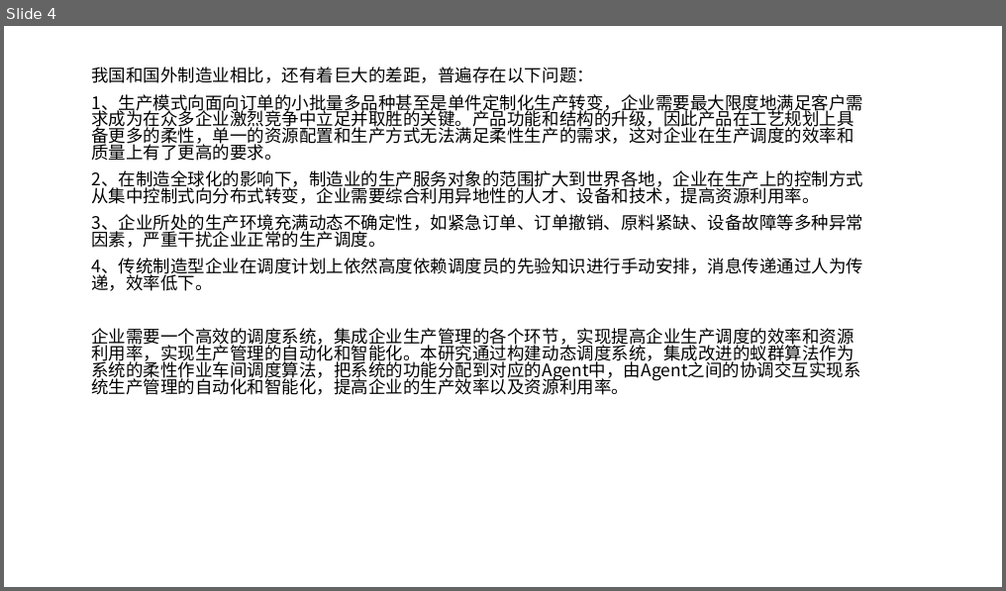
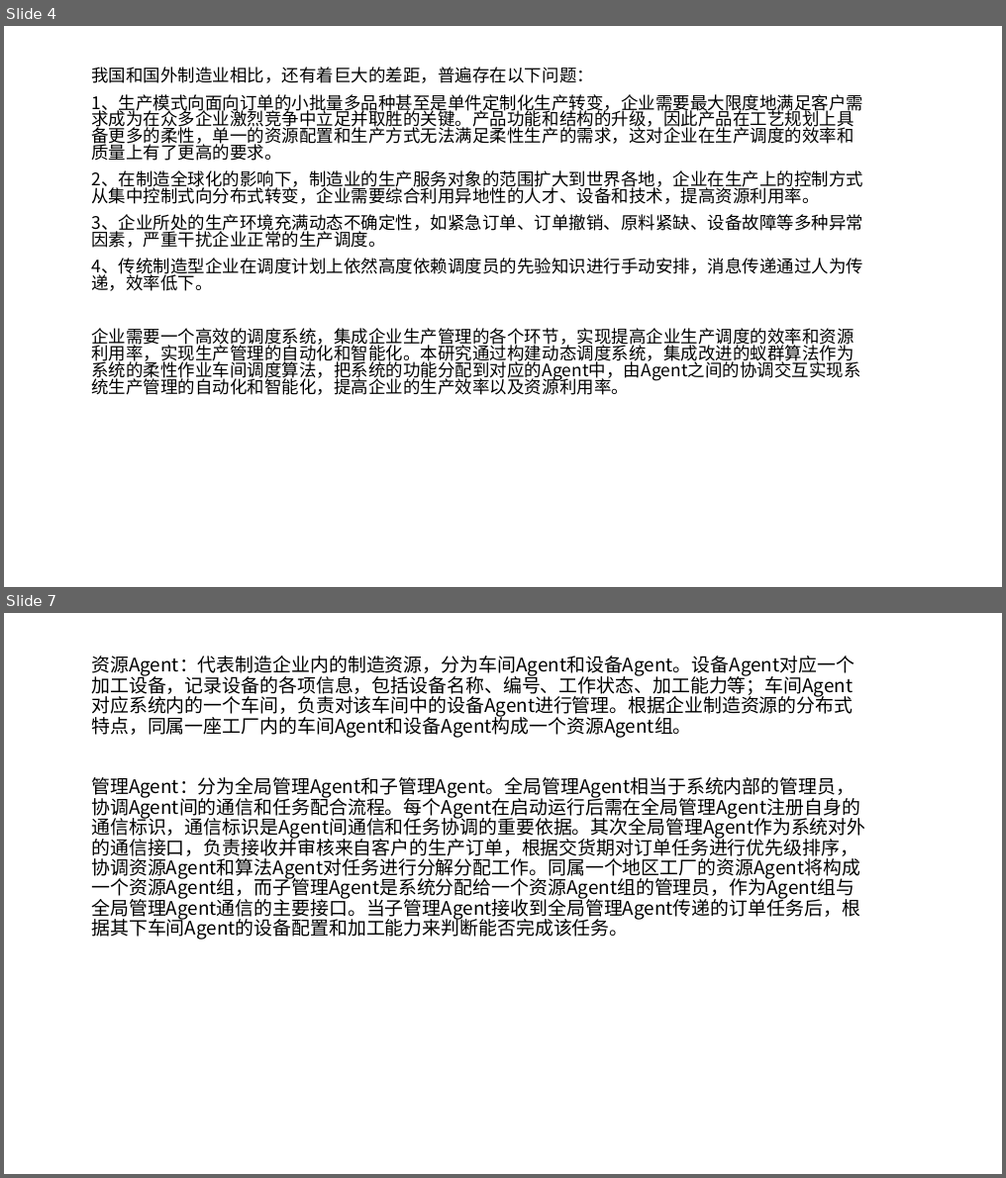
Before and after one commit to WeileLiang/FinalPro, a slide deck: 毕业答辩PPT/新建 Microsoft PowerPoint 演示文稿.pptx. Shown one above the other, each under a label of ours: slide 4 before the commit, slides 4 and 7 after it; the slides between them are not shown. The pictures are 1006x591 and 1006x1178 pixels, drawn with LibreOffice and Linux fonts; fonts in the diff are those of the drawing. Boxes give left, top, right and bottom in pixels: in the first picture for what was removed or moved away, otherwise in the second. Text is boxed around its words. In the diff, an @@ line names an element or a change of style, - is before the commit and + after.

```diff
--- a/毕业答辩PPT/新建 Microsoft PowerPoint 演示文稿.pptx
+++ b/毕业答辩PPT/新建 Microsoft PowerPoint 演示文稿.pptx
@@ slide 7 added at (4, 613, 1002, 1174), background #FFFFFF @@
@@ subtitle added at (91, 656, 865, 940), 18 pt, text #000000 @@
+资源Agent：代表制造企业内的制造资源，分为车间Agent和设备Agent。设备Agent对应一个加工设备，记录设备的各项信息，包括设备名称、编号、工作状态、加工能力等；车间Agent对应系统内的一个车间，负责对该车间中的设备Agent进行管理。根据企业制造资源的分布式特点，同属一座工厂内的车间Agent和设备Agent构成一个资源Agent组。
+管理Agent：分为全局管理Agent和子管理Agent。全局管理Agent相当于系统内部的管理员，协调Agent间的通信和任务配合流程。每个Agent在启动运行后需在全局管理Agent注册自身的通信标识，通信标识是Agent间通信和任务协调的重要依据。其次全局管理Agent作为系统对外的通信接口，负责接收并审核来自客户的生产订单，根据交货期对订单任务进行优先级排序，协调资源Agent和算法Agent对任务进行分解分配工作。同属一个地区工厂的资源Agent将构成一个资源Agent组，而子管理Agent是系统分配给一个资源Agent组的管理员，作为Agent组与全局管理Agent通信的主要接口。当子管理Agent接收到全局管理Agent传递的订单任务后，根据其下车间Agent的设备配置和加工能力来判断能否完成该任务。
```
Also in this commit, not shown: 26 other slides added, 1 slide removed, 30 other files.
